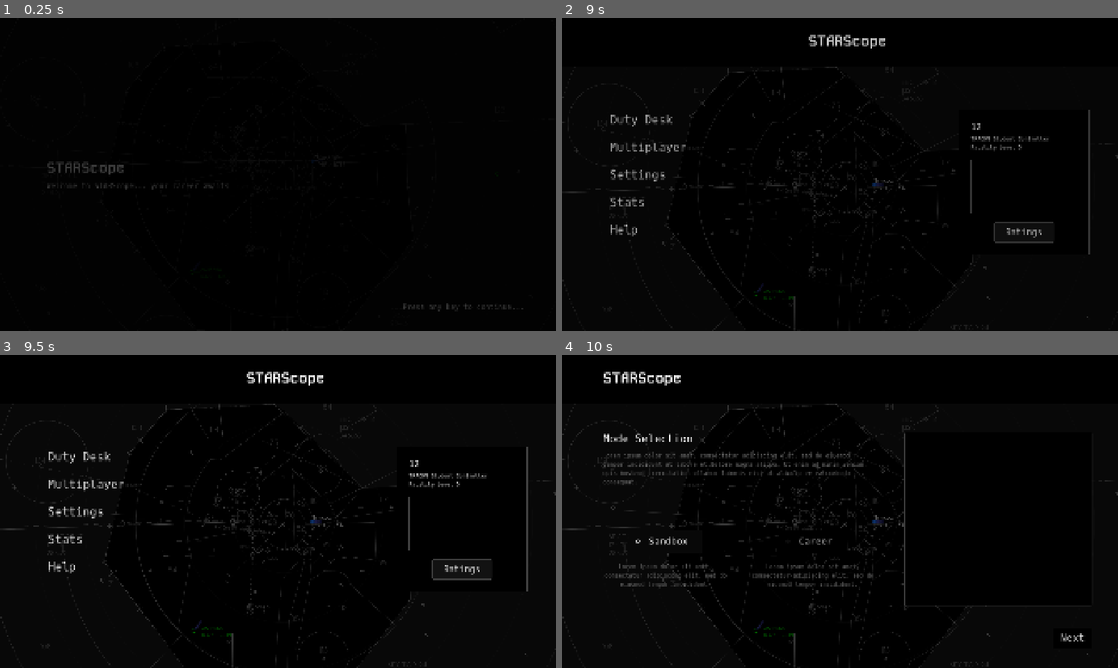
Above: before the commit, frames 1-4 (two rows, left to right).
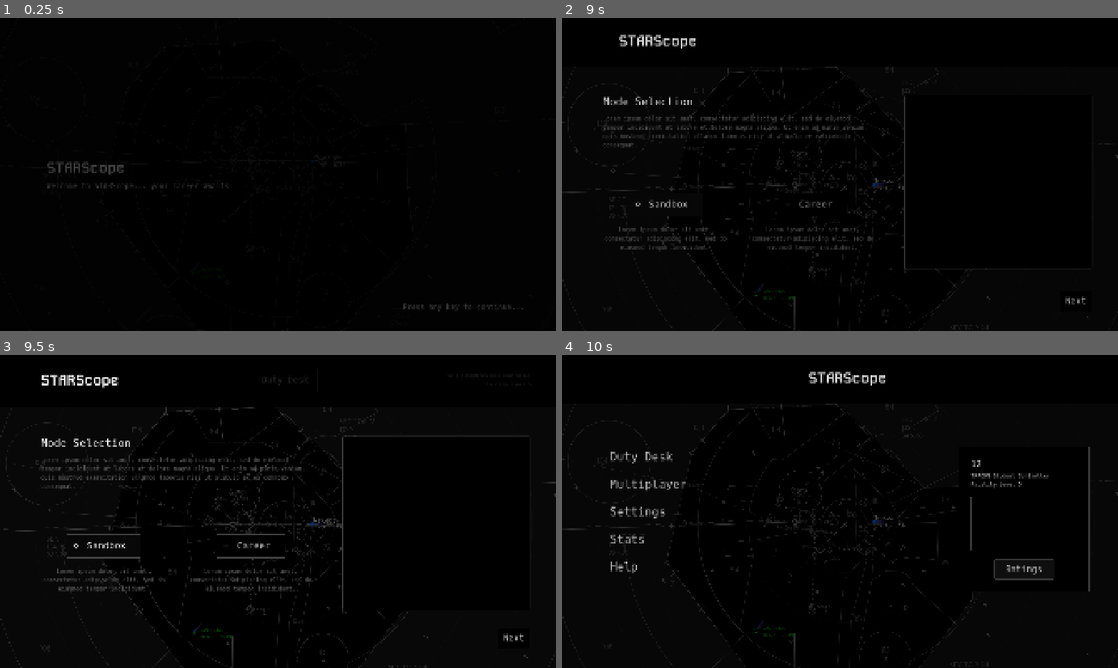
Above: after the commit, the same moments.

Repository: antipoly/STARScope
Game: Godot game, scene res://scenes/ui/menu.tscn
Same seed, same stepped clock (60 frames per second), same inputs: the game is played once before the commit and once after it.
Inputs (mouse positions are in pixels of both pictures, inside the frame that each line leads up to):
- Up to frame 1 (0.25 s): no input
- Up to frame 2 (9 s): tap Enter at 0.5, 5.75, 7.25 s; move the mouse to (962, 158) at 0.52 s; click (962, 158) at 0.67 s; click (1017, 121) at 1.27 s; type "12" at 1.35 s; click "Yes" at 2 s; click "Yes" at 2.75 s; click "Yes" at 3.5 s; click (1017, 168) at 4.25 s; tap Space at 5, 6.5 s; move the mouse to (728, 190) at 5.02 s; click (728, 190) at 5.17 s; move the mouse to (895, 105) at 5.77 s; click (895, 105) at 5.92 s; move the mouse to (812, 237) at 6.52 s; click (812, 237) at 6.67 s; move the mouse to (1006, 221) at 7.27 s; click (1006, 221) at 7.42 s; click "Sign Here" at 8 s; click "Duty Desk" at 8.75 s
- Up to frame 3 (9.5 s): no input
- Up to frame 4 (10 s): click "Duty Desk" at 9.5 s

The runs differ from the first frame. In frame 2, 3.8% of the frame differs, in the area x 7-95%, y 5-92%; in frame 3, 6.5%, in the area x 0-100%, y 5-100%; in frame 4, 4.1%.

Commit message:
feat: refactored fade utils; added back button to duty desk navigation; calculation fixes in aircraft track

Diff:
--- a/assets/themes/menu.tres
+++ b/assets/themes/menu.tres
@@ -216,18 +216,6 @@
 corner_radius_top_right = 10
 corner_radius_bottom_right = 10
 corner_radius_bottom_left = 10
-
-[sub_resource type="StyleBoxFlat" id="StyleBoxFlat_3cycc"]
-content_margin_left = 25.0
-content_margin_top = 10.0
-content_margin_right = 25.0
-content_margin_bottom = 10.0
-bg_color = Color(0, 0, 0, 1)
-border_width_left = 1
-border_width_top = 1
-border_width_right = 1
-border_width_bottom = 1
-border_color = Color(0.254902, 0.254902, 0.254902, 1)
 
 [resource]
 default_font = ExtResource("1_1n65e")
@@ -298,6 +286,3 @@
 PopupMenu/fonts/font = ExtResource("1_1n65e")
 PopupMenu/styles/hover = SubResource("StyleBoxFlat_bj4ao")
 PopupMenu/styles/panel = SubResource("StyleBoxFlat_8qyg0")
-SpecialButton/base_type = &"Button"
-SpecialButton/font_sizes/font_size = 35
-SpecialButton/styles/normal = SubResource("StyleBoxFlat_3cycc")
--- a/scenes/ui/menu.tscn
+++ b/scenes/ui/menu.tscn
@@ -37,6 +37,7 @@
 script = ExtResource("1_w6y0u")
 
 [node name="Topbar" parent="PanelContainer/VBoxContainer" instance=ExtResource("1_wedc3")]
+unique_name_in_owner = true
 layout_mode = 2
 
 [node name="HSeparator" type="HSeparator" parent="PanelContainer/VBoxContainer"]
--- a/scenes/ui/menu/duty_desk.tscn
+++ b/scenes/ui/menu/duty_desk.tscn
@@ -585,7 +585,7 @@
 size_flags_horizontal = 8
 size_flags_vertical = 10
 theme = ExtResource("1_6n8hh")
-theme_type_variation = &"SpecialButton"
+theme_override_font_sizes/font_size = 30
 text = "Next"
 
 [node name="Panel" type="Panel" parent="MC/HBC/RightColumn/NextButton"]
--- a/scenes/ui/menu/topbar.tscn
+++ b/scenes/ui/menu/topbar.tscn
@@ -7,20 +7,20 @@
 bg_color = Color(0, 0, 0, 1)
 
 [sub_resource type="StyleBoxFlat" id="StyleBoxFlat_0krot"]
+content_margin_left = 30.0
+content_margin_top = 20.0
+content_margin_right = 30.0
+content_margin_bottom = 20.0
 draw_center = false
 border_width_left = 1
 border_width_top = 1
 border_width_right = 1
 border_width_bottom = 1
 border_color = Color(0.254902, 0.254902, 0.254902, 1)
-expand_margin_left = 30.0
-expand_margin_top = 20.0
-expand_margin_right = 30.0
-expand_margin_bottom = 20.0
 
 [node name="Topbar" type="PanelContainer"]
 offset_right = 1920.0
-offset_bottom = 154.0
+offset_bottom = 155.0
 theme_override_styles/panel = SubResource("StyleBoxFlat_isnoh")
 script = ExtResource("1_0krot")
 
@@ -41,14 +41,16 @@
 theme = ExtResource("1_isnoh")
 theme_type_variation = &"HeaderLarge"
 text = "STARScope"
+vertical_alignment = 1
 
-[node name="CurrentMenu" type="Label" parent="MC/HBC"]
+[node name="CurrentMenu" type="Button" parent="MC/HBC"]
 visible = false
 layout_mode = 2
-size_flags_horizontal = 6
+size_flags_horizontal = 4
+size_flags_vertical = 4
 theme = ExtResource("1_isnoh")
 theme_type_variation = &"HeaderMedium"
-theme_override_font_sizes/font_size = 40
+theme_override_font_sizes/font_size = 30
 theme_override_styles/normal = SubResource("StyleBoxFlat_0krot")
 text = "Duty Desk"
 
@@ -74,3 +76,5 @@
 theme_type_variation = &"HeaderSmall"
 theme_override_font_sizes/font_size = 16
 text = "Facility Level 9"
+
+[connection signal="pressed" from="MC/HBC/CurrentMenu" to="." method="_on_current_menu_pressed"]
--- a/scenes/ui/radar/aircraft_track.tscn
+++ b/scenes/ui/radar/aircraft_track.tscn
@@ -19,6 +19,7 @@
 outline_color = Color(0, 0, 0, 1)
 
 [sub_resource type="StyleBoxFlat" id="StyleBoxFlat_cwp5w"]
+bg_color = Color(0.99558, 0.99558, 0.99558, 1)
 
 [node name="AircraftTrack" type="Control" groups=["track"]]
 layout_mode = 3
@@ -29,38 +30,8 @@
 grow_vertical = 2
 script = ExtResource("1_cgvli")
 
-[node name="Target" type="Panel" parent="."]
-layout_mode = 0
-offset_right = 16.0
-offset_bottom = 16.0
-theme_override_styles/panel = SubResource("StyleBoxFlat_htqcd")
-
-[node name="PositionSymbol" type="Label" parent="Target"]
-layout_mode = 1
-anchors_preset = 8
-anchor_left = 0.5
-anchor_top = 0.5
-anchor_right = 0.5
-anchor_bottom = 0.5
-offset_left = -6.0
-offset_top = -5.0
-offset_right = 6.0
-offset_bottom = 7.0
-grow_horizontal = 2
-grow_vertical = 2
-text = "N"
-label_settings = SubResource("LabelSettings_cwp5w")
-horizontal_alignment = 1
-vertical_alignment = 1
-
-[node name="DatablockConnector" type="Panel" parent="."]
-layout_mode = 2
-offset_left = 7.0
-offset_top = -16.0
-offset_right = 9.0
-theme_override_styles/panel = SubResource("StyleBoxFlat_cwp5w")
-
 [node name="Datablock" type="VBoxContainer" parent="."]
+visibility_layer = 2
 layout_mode = 1
 anchors_preset = -1
 offset_left = -23.0
@@ -122,3 +93,42 @@
 theme_override_fonts/font = ExtResource("3_cwp5w")
 theme_override_font_sizes/font_size = 14
 text = "B737"
+
+[node name="Target" type="Panel" parent="."]
+layout_mode = 0
+offset_right = 16.0
+offset_bottom = 16.0
+theme_override_styles/panel = SubResource("StyleBoxFlat_htqcd")
+
+[node name="PositionSymbol" type="Label" parent="Target"]
+layout_mode = 1
+anchors_preset = 8
+anchor_left = 0.5
+anchor_top = 0.5
+anchor_right = 0.5
+anchor_bottom = 0.5
+offset_left = -6.0
+offset_top = -5.0
+offset_right = 6.0
+offset_bottom = 7.0
+grow_horizontal = 2
+grow_vertical = 2
+text = "N"
+label_settings = SubResource("LabelSettings_cwp5w")
+horizontal_alignment = 1
+vertical_alignment = 1
+
+[node name="DatablockConnector" type="Panel" parent="."]
+layout_mode = 2
+offset_left = 7.0
+offset_top = -16.0
+offset_right = 8.0
+theme_override_styles/panel = SubResource("StyleBoxFlat_cwp5w")
+
+[node name="PTL" type="Panel" parent="."]
+layout_mode = 2
+offset_left = 7.0
+offset_top = 16.0
+offset_right = 9.0
+offset_bottom = 49.0
+theme_override_styles/panel = SubResource("StyleBoxFlat_cwp5w")
--- a/scenes/ui/radar/radar.tscn
+++ b/scenes/ui/radar/radar.tscn
@@ -15,34 +15,6 @@
 offset_right = -667.0
 offset_bottom = 139.0
 
-[node name="AircraftTrack2" parent="." instance=ExtResource("2_6qds8")]
-layout_mode = 1
-offset_left = -295.0
-offset_top = 150.0
-offset_right = -295.0
-offset_bottom = 150.0
-
-[node name="AircraftTrack3" parent="." instance=ExtResource("2_6qds8")]
-layout_mode = 1
-offset_left = -421.0
-offset_top = -203.0
-offset_right = -421.0
-offset_bottom = -203.0
-
-[node name="AircraftTrack4" parent="." instance=ExtResource("2_6qds8")]
-layout_mode = 1
-offset_left = 581.0
-offset_top = -211.0
-offset_right = 581.0
-offset_bottom = -211.0
-
-[node name="AircraftTrack5" parent="." instance=ExtResource("2_6qds8")]
-layout_mode = 1
-offset_left = 587.0
-offset_top = 333.0
-offset_right = 587.0
-offset_bottom = 333.0
-
 [node name="RangeRings" type="Control" parent="."]
 anchors_preset = 0
 offset_right = 40.0
--- a/scripts/radar/aircraft_track.gd
+++ b/scripts/radar/aircraft_track.gd
@@ -3,16 +3,27 @@
 @export var aircraft_position: Vector2;
 @export var aircraft_groundspeed: float;
 @export var aircraft_airspeed: float;
-@export var aircraft_direction: int;
+@export var aircraft_heading: float;
 @export var aircraft_altitude_msl: int;
 
 @export var wind_speed: float = 3.0;
 @export var wind_direction: int = 270; # Defines the direction the winds are coming from
 
+# Constants
+const G = 9.80665;
+@export var aircraft_weight: float; # Technically weight decreases as fuel burns but whatev
+
+# Controi Inputs
+@export var pitch: float;
+@export var thrust: float;
+
+@export var turn_rate: float;
+@export var vertical_speed: float;
+
 # How many nautical miles = 1 pixel
-@export var distance_scale: float = 85.0;
+var distance_scale: float = 85.0;
 
-# Datablock Nodes
+# Data Block Nodes
 @onready var db_spc = $Datablock/SPC;
 @onready var db_aircraft_id = $Datablock/AircraftID;
 @onready var db_altitude = $Datablock/PrimaryGroup/Altitude;
@@ -24,31 +35,52 @@
 @onready var db_primary_group = $Datablock/PrimaryGroup;
 @onready var db_secondary_group = $Datablock/SecondaryGroup;
 
+# Track Nodes
+@onready var ptl = $PTL;
+@onready var position_symbol = $Target/PositionSymbol
+
 var datablock_phase = 1;
-var is_turning = false;
-var target_heading = 0;
+var target_heading = aircraft_heading;
+var target_altitude = aircraft_altitude_msl;
+
+var turn_elapsed = 0.0;
 
 func _ready() -> void:
   aircraft_position = position;
   aircraft_groundspeed = randf_range(220, 280);
-  aircraft_direction = randi_range(1, 360);
+  aircraft_heading = randi_range(1, 360);
   aircraft_altitude_msl = randi_range(5000, 18000);
+  pitch = 0;
 
   update_datablock();
-  # await get_tree().create_timer(5.0).timeout
-  # turn_by(30);
+  await get_tree().create_timer(1.0).timeout;
+
+  altitude_to(5000, 2500);
 
 func _process(delta: float) -> void:
   var wind = get_wind();
 
-  if is_turning:
+  if target_heading != aircraft_heading:
     # This does not work
-    aircraft_direction = int(lerp_angle(float(aircraft_direction), float(target_heading), delta * aircraft_airspeed));
-    if aircraft_direction == target_heading:
-      is_turning = false;
+    aircraft_heading = lerp_angle(deg_to_rad(aircraft_heading), deg_to_rad(target_heading), turn_elapsed);
+    turn_elapsed += delta;
+
+    if aircraft_heading == target_heading:
+      turn_elapsed = 0;
+
+  if target_altitude != aircraft_altitude_msl:
+    var altitude_change = vertical_speed * (delta / 60);
+
+    if abs(target_altitude - aircraft_altitude_msl) <= abs(altitude_change):
+      aircraft_altitude_msl = target_altitude;
+      vertical_speed = 0;
+    else:
+      aircraft_altitude_msl += sign(target_altitude - aircraft_altitude_msl) * altitude_change;
+  else:
+    vertical_speed = 0;
 
   # Normalize the unit circle coordinate to a real-life bearing
-  var direction_bearing = (90 - aircraft_direction) % 360;
+  var direction_bearing = (90 - int(aircraft_heading)) % 360;
   var direction_rad = deg_to_rad(direction_bearing);
 
   # Calculate the velocity components using the unit circle
@@ -58,6 +90,7 @@
   var speed = Vector2(speed_x, speed_y) / distance_scale;
   var total_velocity = speed + wind;
 
+  # ptl.rotation = deg_to_rad()
   aircraft_position += total_velocity * delta;
 
 func get_wind() -> Vector2:
@@ -71,10 +104,8 @@
 
 func update_position() -> void:
   position = aircraft_position;
-  pass
 
 func update_datablock() -> void:
-  # Update the actual datablock fields here pls
   db_speed.text = str(int(aircraft_groundspeed) / 10).pad_zeros(2);
   db_altitude.text = str(aircraft_altitude_msl / 100).pad_zeros(3);
 
@@ -92,9 +123,20 @@
 Turns the track to a specified heating (+/-) the current heading
 """
 func turn_by(deg: int) -> void:
-  if is_turning:
-    return;
+  target_heading = abs((int(aircraft_heading) + deg) % 360);
+  print("[HEADING CHANGE]: %f to %f" % [aircraft_heading, target_heading])
 
-  target_heading = abs((aircraft_direction + deg) % 360);
-  # print(aircraft_direction, target_heading)
-  is_turning = true;
+func altitude_to(msl: int, vs: float) -> void:
+  if vs <= 0: return;
+  if msl <= 100: return;
+
+  print("[ALTITUDE CHANGE]: %f to %f at %f ft/m" % [aircraft_altitude_msl, msl, vs]);
+  target_altitude = msl;
+  vertical_speed = vs;
+
+# To increase altitude:
+#   We increase the pitch, depending on the pitch (angle of elevation) and airspeed, that determines how much altitude to gain.
+#   The pitch is inversely proportional to airspeed and altitude gain because of the gravitational force.
+
+func pitch_to(deg: int) -> void:
+  pass
--- a/scripts/radar/camera.gd
+++ b/scripts/radar/camera.gd
@@ -1,8 +1,7 @@
 extends Camera2D
 
-
 signal range_changed(range: int)
-@export var current_range := 20;
+@export var current_range := 100; # Todo fix scaling
 
 const min_zoom: float = 0.05;
 const max_zoom: float = 2;
--- a/scripts/ui/duty_desk.gd
+++ b/scripts/ui/duty_desk.gd
@@ -2,10 +2,13 @@
 
 var page_index = 0;
 var pages = ["ModeSelection", "FacilitySelection", "Weather&Time", "Traffic"];
+
 @onready var next_button = $MC/HBC/RightColumn/NextButton;
 @onready var page_container = $MC/HBC;
+@onready var topbar = $"../../Topbar" #%Topbar;
 
 func _ready() -> void:
+  topbar.connect("current_menu_pressed", Callable(self, "_on_current_menu_pressed"));
   pass
 
 func to_page(index: int) -> void:
@@ -14,8 +17,7 @@
   var current_page = page_container.find_child(pages[page_index]) as Control;
   if current_page == null: return;
 
-  var current_page_tween = current_page.create_tween();
-  current_page_tween.tween_property(current_page, "modulate:a", 0.0, 0.5).from(1.0);
+  Utils.fade_alpha(current_page, "out");
 
   var target_page = page_container.find_child(pages[index]) as Control;
   if target_page == null: return;
@@ -23,8 +25,7 @@
   target_page.show();
   current_page.hide();
 
-  var target_page_tween = target_page.create_tween();
-  target_page_tween.tween_property(target_page, "modulate:a", 1.0, 0.5).from(0.0);
+  Utils.fade_alpha(target_page, "in");
 
   page_index = index;
   if page_index == 3:
@@ -35,3 +36,9 @@
     get_tree().change_scene_to_file("res://scenes/ui/radar/tcw.tscn");
   else:
     to_page(page_index + 1);
+
+func _on_current_menu_pressed() -> void:
+  if page_index == 0:
+    get_tree().change_scene_to_file("res://scenes/ui/menu.tscn");
+  else:
+    to_page(page_index - 1);
--- a/scripts/ui/intro_screen.gd
+++ b/scripts/ui/intro_screen.gd
@@ -13,7 +13,7 @@
 
 func _ready() -> void:
   updateSignHereButtonState();
-  Utils.fade(get_parent(), "in", 1);
+  Utils.fade_opaque(get_parent(), "in", 1);
 
 func _input(event):
   if enable_input && event is InputEventKey:
@@ -51,7 +51,7 @@
 """
 func _on_contract_signed() -> void:
   if contractSigned:
-    return;
+    return ;
 
   var player = ResourceManager.get_player();
   player.player_name = nameInput.strip_edges();
@@ -67,5 +67,5 @@
   ResourceManager.save_player();
   contractSigned = true;
 
-  await Utils.fade(get_parent(), "out").finished;
+  await Utils.fade_opaque(get_parent(), "out").finished;
   get_tree().change_scene_to_file("res://scenes/ui/menu.tscn");
--- a/scripts/ui/menu.gd
+++ b/scripts/ui/menu.gd
@@ -1,4 +1,4 @@
 extends VBoxContainer
 
 func _ready() -> void:
-  Utils.fade(get_parent(), "in");
+  Utils.fade_opaque(get_parent(), "in");
--- a/scripts/ui/topbar.gd
+++ b/scripts/ui/topbar.gd
@@ -6,6 +6,8 @@
 @onready var player_info = $MC/HBC/PlayerInfo;
 @onready var player_name = $MC/HBC/PlayerInfo/Name;
 @onready var facility_level = $MC/HBC/PlayerInfo/FacilityLevel
+
+signal current_menu_pressed()
 
 func _ready() -> void:
   title_screen.connect("menu_changed", Callable(self, "_on_menu_changed"));
@@ -24,8 +26,15 @@
   player_name.text = "%s | %s %s" % [player.player_name, spec.acr, level.name];
   facility_level.text = "Facility Level %d" % player.facility_level;
 
+  current_menu.modulate = Color(1, 1, 1, 0);
   current_menu.show();
+
+  player_info.modulate = Color(1, 1, 1, 0);
   player_info.show();
 
-  Utils.fade(current_menu, "in", 1.5);
-  Utils.fade(player_info, "in", 1.5);
+  Utils.fade_alpha(current_menu, "in", 1.0);
+  Utils.fade_alpha(player_info, "in", 1.0);
+
+
+func _on_current_menu_pressed() -> void:
+  emit_signal("current_menu_pressed");
--- a/scripts/utils/utils.gd
+++ b/scripts/utils/utils.gd
@@ -1,20 +1,27 @@
 class_name Utils
 extends Object
 
-static func fade(node: Node, direction: String, duration = 0.5) -> Tween:
-  var black_overlay: ColorRect = node.find_child("FadeInOut") as ColorRect;
+static func fade_opaque(node: Node, direction: String, duration = 0.5) -> Tween:
+  var from_color: Color
+  var to_color: Color
 
-  if not black_overlay:
-    black_overlay = ColorRect.new();
-    black_overlay.name = "FadeInOut";
-    black_overlay.color = Color.BLACK;
-    node.add_child.call_deferred(black_overlay);
+  if direction == "in":
+    from_color = Color(0, 0, 0, 1);
+    to_color = node.modulate;
+  else:
+    from_color = node.modulate;
+    to_color = Color(0, 0, 0, 1);
 
+  var tween = node.create_tween()
+  tween.tween_property(node, "modulate", to_color, duration).from(from_color)
+
+  return tween;
+
+static func fade_alpha(node: Node, direction: String, duration = 0.5) -> Tween:
   var from_alpha := 0.0 if direction == "in" else 1.0;
   var to_alpha := 1.0 if direction == "in" else 0.0;
 
-  var tween = black_overlay.create_tween();
-  tween.tween_property(black_overlay, "modulate:a", from_alpha, duration).from(to_alpha);
-  if direction == "in": tween.tween_callback(Callable(black_overlay, "queue_free"));
+  var tween = node.create_tween();
+  tween.tween_property(node, "modulate:a", to_alpha, duration).from(from_alpha);
 
   return tween;
Not shown: 1 places in assets/themes/menu.tres that only renumber resources
